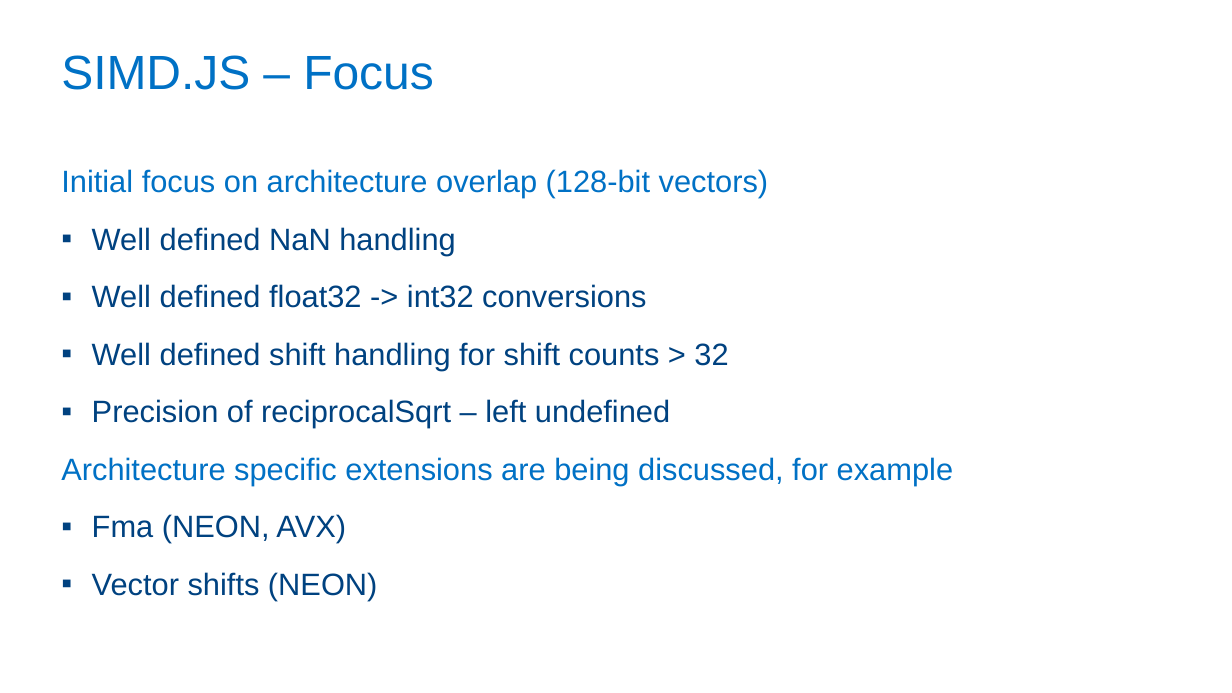
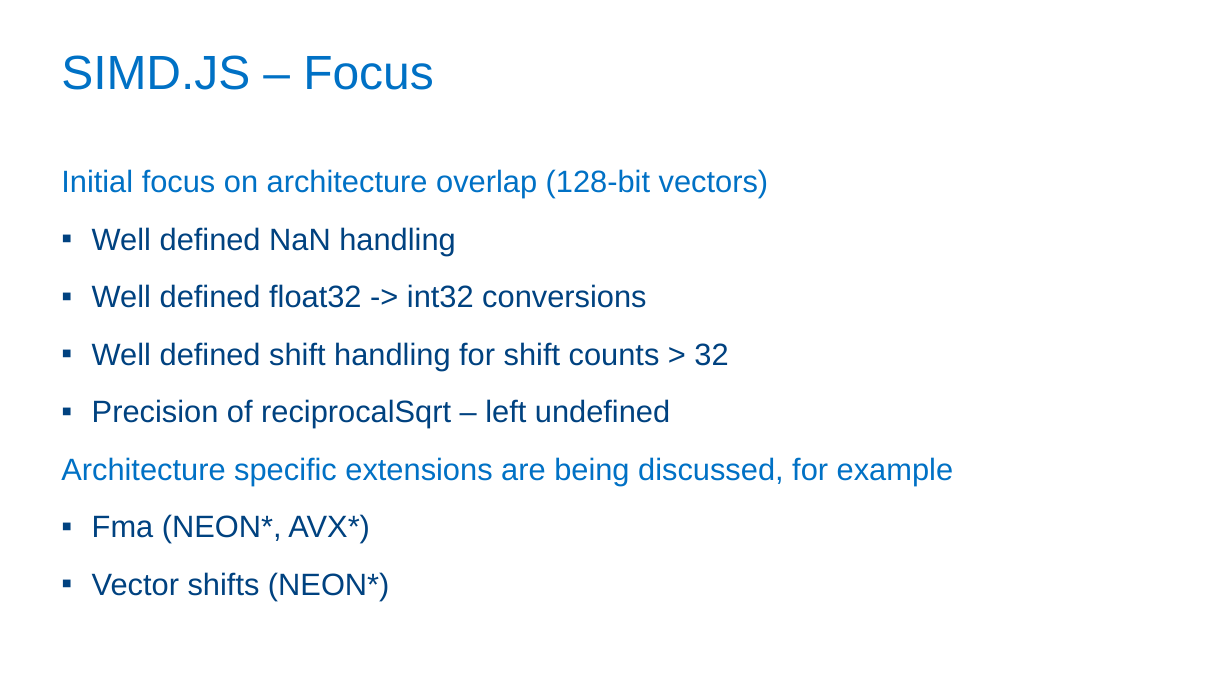
Before and after one commit to PeterJensen/wpmvp2015, a slide deck: slide 12 of simdjs-presentation.pptx. Drawn at 1232x693 pixels with LibreOffice and Linux fonts; fonts in the diff are those of the drawing; background and template pictures are left out. Boxes give left, top, right and bottom in pixels: in the first picture for what was removed or moved away, otherwise in the second. Text is boxed around its words. In the diff, an @@ line names an element or a change of style, - is before the commit and + after.

```diff
--- a/simdjs-presentation.pptx
+++ b/simdjs-presentation.pptx
@@ text at bbox=[92, 514, 389, 600]: text changed @@
-  ▪ Fma (NEON, AVX)
-  ▪ Vector shifts (NEON)
+  ▪ Fma (NEON*, AVX*)
+  ▪ Vector shifts (NEON*)
```
Also in this commit, not shown: 17 other slides changed, 4 slides added, 1 other file.
